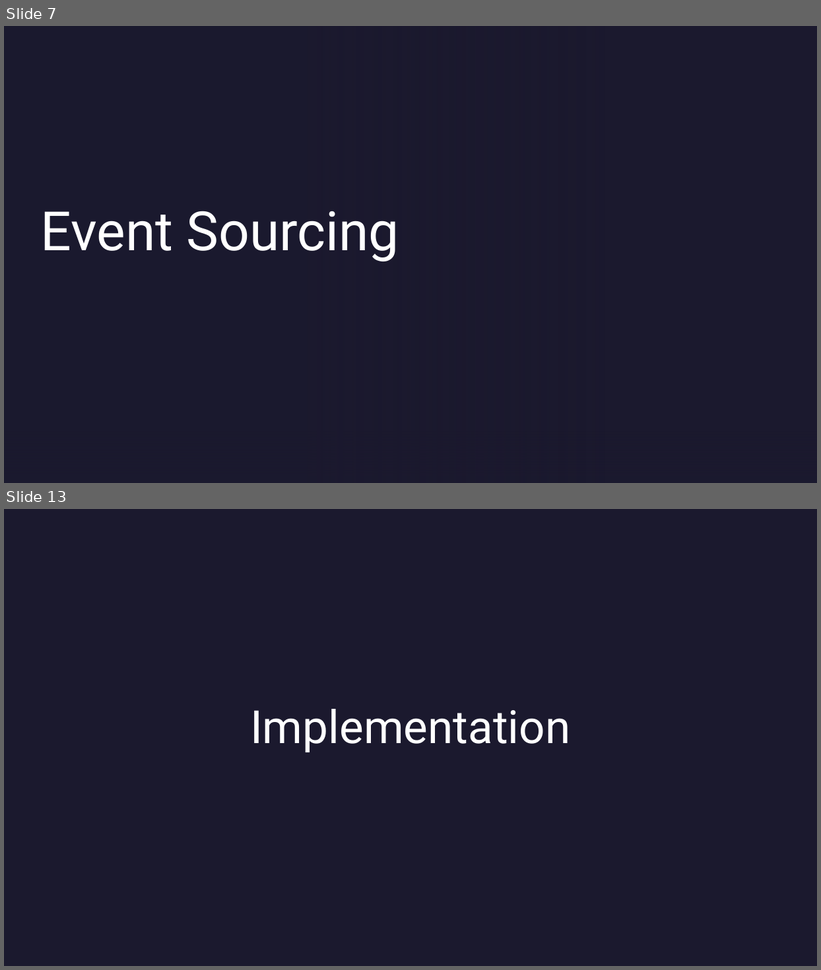
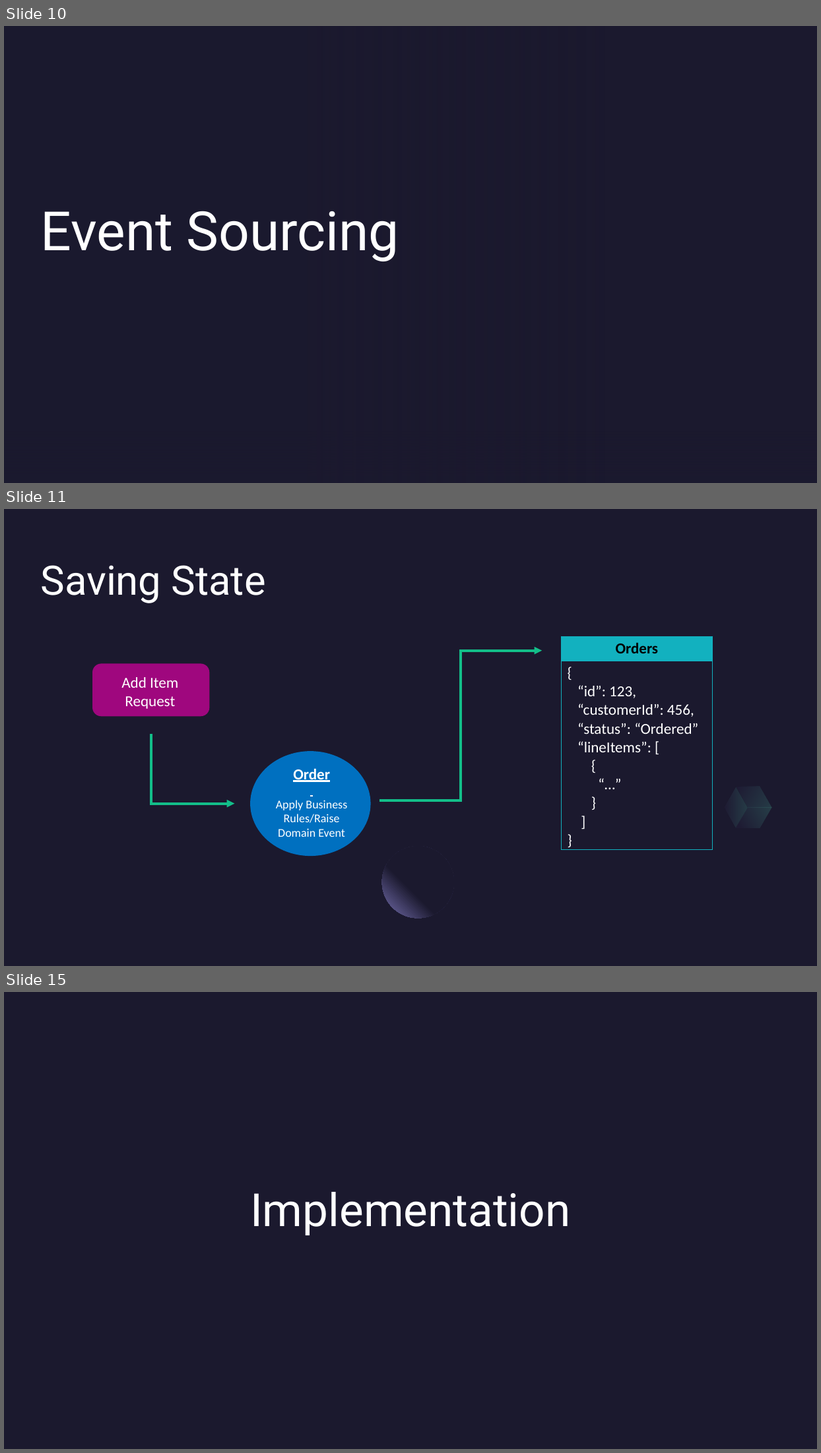
Before and after one commit to reyno120/event-sourcing-in-azure, a slide deck: DDD & Event Sourcing.pptx. Shown one above the other, each under a label of ours: slides 7 and 13 before the commit, slides 10, 11 and 15 after it; the slides between them are not shown. The pictures are 821x970 and 821x1453 pixels, drawn with LibreOffice and Linux fonts; fonts in the diff are those of the drawing; background and template pictures are left out. Boxes give left, top, right and bottom in pixels: in the first picture for what was removed or moved away, otherwise in the second. Text is boxed around its words. In the diff, an @@ line names an element or a change of style, - is before the commit and + after.

```diff
--- a/DDD & Event Sourcing.pptx
+++ b/DDD & Event Sourcing.pptx
@@ slide 11 added at <box>4,509,817,966</box>, background #1B192E @@
@@ text added at <box>41,565,266,603</box>, 48 pt, text #FFFFFF @@
+Saving State
@@ table added at <box>562,636,713,850</box>, 2 rows, 1 columns @@
+Orders
+{ / “id”: 123, / “customerId”: 456, / “status”: “Ordered” / “lineItems”: [ / { / “…” / } / ] / }
@@ rounded rectangle added at <box>92,664,209,716</box>, fill #9F087E @@
@@ elbow arrow added from (380, 801) to (542, 650), #13BE89 3 pt @@
@@ text added at <box>121,677,178,709</box>, 18 pt, text #FFFFFF @@
+Add Item Request
@@ elbow arrow added from (151, 734) to (234, 803), #13BE89 3 pt @@
@@ ellipse added at <box>250,751,371,856</box>, fill #0070C0 @@
@@ text added at <box>276,768,347,837</box>, 14 pt, text #FFFFFF @@
+Order
+Apply Business Rules/Raise Domain Event
@@ freeform shape added at <box>730,776,778,819</box>, fill gradient #2C284A to #5BEFC1 @@
@@ freeform shape added at <box>719,787,754,828</box>, fill gradient #2C284A to #5BEFC1 @@
@@ freeform shape added at <box>736,797,772,839</box>, fill gradient #2C284A to #5BEFC1 @@
@@ ellipse added at <box>382,846,454,918</box>, fill gradient #1B192E to #7771B2 @@
@@ what was slide 7 is now slide 10 @@
@@ what was slide 13 is now slide 15 @@
```
Also in this commit, not shown: 8 slides changed, 4 other slides added, 3 slides removed, 6 other files.
